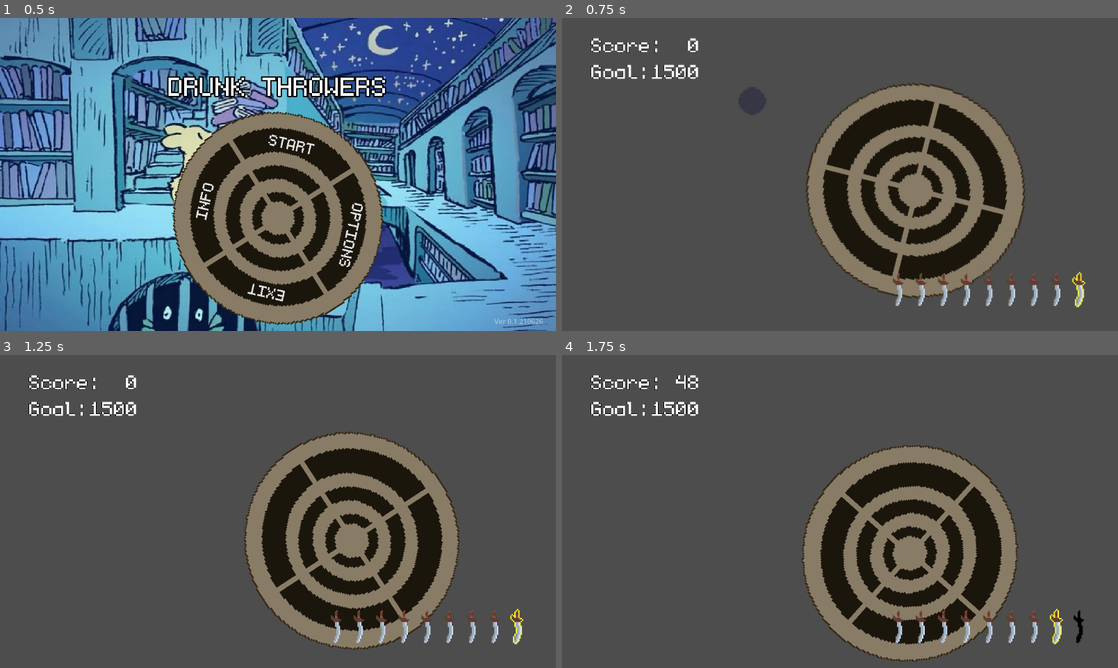
Above: before the commit, frames 1-4 (two rows, left to right).
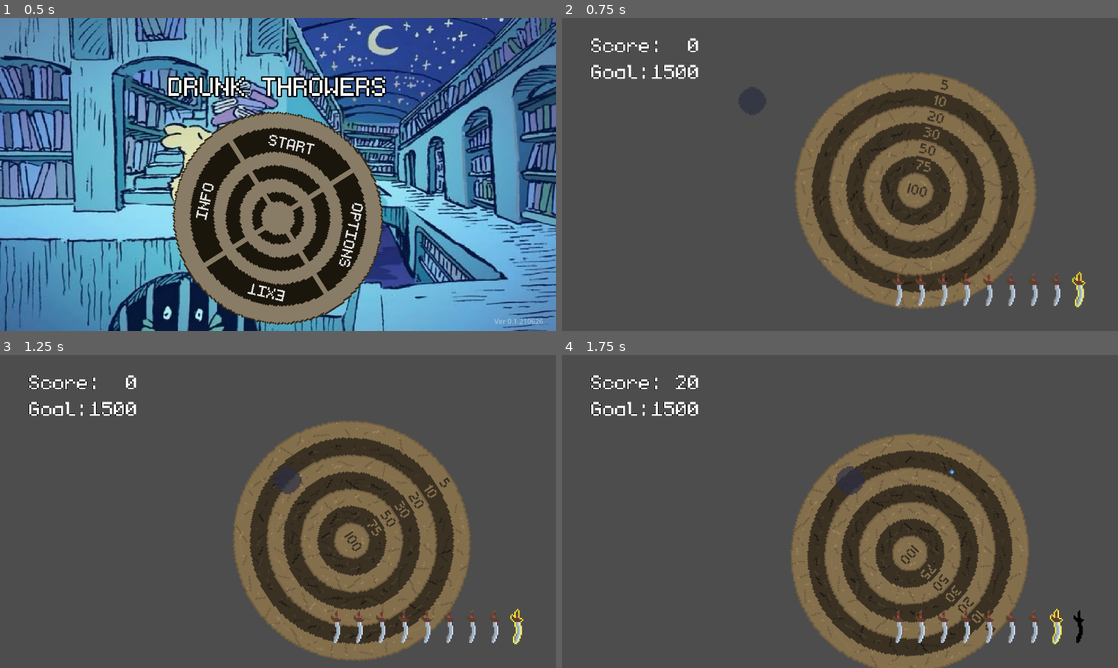
Above: after the commit, the same moments.

Repository: Minimalistyk/JuniperGameJam
Game: Godot game, scene res://Core/Scenes/MainMenu/MainMenu.tscn
Same seed, same stepped clock (60 frames per second), same inputs: the game is played once before the commit and once after it. The engine's default icon, where the game draws it, is replaced by a stand-in: a white triangle on a blue panel in a dark square.
Inputs (mouse positions are in pixels of both pictures, inside the frame that each line leads up to):
- Up to frame 1 (0.5 s): no input
- Up to frame 2 (0.75 s): click "START" at 0.5 s
- Up to frame 3 (1.25 s): no input
- Up to frame 4 (1.75 s): tap Enter (ui_accept) at 1.25 s; move the mouse to (962, 495) at 1.27 s; hold Right (ui_right) from 1.28 s (still down); hold Enter (ui_accept) from 1.28 s (still down)

Frame 1 is identical in both runs. In frame 2, 24% of the frame differs, in the area x 41-86%, y 17-94%; in frame 3, 25%, in the area x 41-85%, y 20-98%; in frame 4, 25%.

Commit message:
Work on Target Wheel working

Diff:
--- a/Core/Globals/SignalManager.gd
+++ b/Core/Globals/SignalManager.gd
@@ -2,10 +2,10 @@
 
 signal on_target_hit(points: int)
 
-signal _on_create_object(pos, ob_type)
+signal _on_create_object(pos, ob_type, parent: Node)
 
-func emit_on_create_object(pos: Vector2, ob_type: Constants.OBJECT_TYPE) -> void:
-	_on_create_object.emit(pos, ob_type)
+func emit_on_create_object(pos: Vector2, ob_type: Constants.OBJECT_TYPE, parent: Node = null) -> void:
+	_on_create_object.emit(pos, ob_type, parent)
 
 signal _on_options_menu_show()
 
--- a/Core/Scenes/MainGame/MainGame.gd
+++ b/Core/Scenes/MainGame/MainGame.gd
@@ -40,13 +40,46 @@
 		game_hud.update_score(current_score)
 	game_hud.start_game()
 
+
+
 func markit(pos: Vector2) -> void:
 	test_total_shots -= 1
-	SignalManager.emit_on_create_object(pos, Constants.OBJECT_TYPE.DEBUG_POINT)
 
+	# 1. Sprawdzamy, czy trafiliśmy w tarczę
+	var hit_on_target: bool = false
 	if is_instance_valid(target):
-		target.hit_target(pos)
+		var distance = target.global_position.distance_to(pos)
+		if distance < target.max_radius:
+			hit_on_target = true
 
+	# 2. Znajdujemy ObjectMakera w scenie (zakładamy, że nazywa się %ObjectMaker lub po prostu ObjectMaker)
+	var maker = get_node_or_null("%ObjectMaker")
+	if not maker:
+		maker = get_node_or_null("ObjectMaker")
+
+	# 3. Tworzymy obiekt bezpośrednio przez ObjectMakera, omijając SignalManagera
+	# Wywołujemy ObjectMakera bezpośrednio
+	if maker and maker.has_method("on_create_object"):
+		if hit_on_target:
+			# KLUCZOWA ZMIANA: Przekazujemy target.target_wheel zamiast samego target!
+			if is_instance_valid(target) and "target_wheel" in target:
+				maker.on_create_object(pos, Constants.OBJECT_TYPE.DEBUG_POINT, target.target_wheel)
+			else:
+				maker.on_create_object(pos, Constants.OBJECT_TYPE.DEBUG_POINT, target)
+
+			target.hit_target(pos)
+		else:
+			# Pudło! Punkt tworzy się normalnie w świecie gry
+			maker.on_create_object(pos, Constants.OBJECT_TYPE.DEBUG_POINT)
+	# Aktualizacja HUD
+	game_hud.total_shots = test_total_shots
+	if game_hud.has_method("update_shots"):
+		game_hud.update_shots(test_total_shots)
+
+	if test_total_shots == 0:
+		print("koniec!")
+
+	# HUD
 	game_hud.total_shots = test_total_shots
 	if game_hud.has_method("update_shots"):
 		game_hud.update_shots(test_total_shots)
--- a/Core/Scenes/MainGame/MainGame.tscn
+++ b/Core/Scenes/MainGame/MainGame.tscn
@@ -14,6 +14,14 @@
 test_total_shots = 9
 test_points_needed = 1500
 
+[node name="Node2D" type="Node2D" parent="." unique_id=671331778]
+unique_name_in_owner = true
+position = Vector2(640, 390)
+
+[node name="Target" parent="Node2D" unique_id=953089784 instance=ExtResource("7_1a64v")]
+unique_name_in_owner = true
+position = Vector2(174, -3)
+
 [node name="CanvasLayer" type="CanvasLayer" parent="." unique_id=178631333]
 
 [node name="GameHUD" parent="CanvasLayer" unique_id=589994002 instance=ExtResource("2_1a64v")]
@@ -29,11 +37,3 @@
 unique_name_in_owner = true
 
 [node name="ObjectMaker" parent="." unique_id=831495408 instance=ExtResource("6_4mm24")]
-
-[node name="Node2D" type="Node2D" parent="." unique_id=671331778]
-unique_name_in_owner = true
-position = Vector2(640, 390)
-
-[node name="Target" parent="Node2D" unique_id=953089784 instance=ExtResource("7_1a64v")]
-unique_name_in_owner = true
-position = Vector2(174, -3)
--- a/Core/Scenes/Target.gd
+++ b/Core/Scenes/Target.gd
@@ -1,54 +1,93 @@
 extends Area2D
 
-
+# 1. Definiujemy stany (State Machine)
 enum State { CELOWANIE, TRZYMANIE, RESET }
 var current_state: State = State.CELOWANIE
 
+# Zmienna na promień – już bez @export i bez wpisanej na sztywno liczby!
+var max_radius: float = 0.0
+
+# Zmienna do prędkości obrotu
 var rotation_speed: float = 0.0
 
+@onready var target_wheel: Sprite2D = $TargetWheel
+# Pobieramy referencję do naszego węzła kolizji z drzewa sceny
+@onready var collision_shape_2d: CollisionShape2D = $CircleShape2D
+
 func _ready() -> void:
+	# --- AUTOMATYCZNE PRZYPISANIE PROMIENIA ---
+	# Sprawdzamy czy węzeł kolizji istnieje i czy ma przypisany kształt
+	if collision_shape_2d and collision_shape_2d.shape is CircleShape2D:
+		max_radius = collision_shape_2d.shape.radius
+		print("Automatycznie pobrano promien tarczy: ", max_radius)
+	else:
+		# Wartość awaryjna, gdyby coś poszło nie tak
+		max_radius = 300.0
+		print("Nie znaleziono CircleShape2D, ustawiono domyslny promien: ", max_radius)
+	# ------------------------------------------
+
 	randomize_movement()
 
 func _process(delta: float) -> void:
-	# Obsługa stanów
 	match current_state:
 		State.CELOWANIE:
-			# Obracamy tarczę w miejscu wokół własnej osi
 			rotation += rotation_speed * delta
-
-			# Jeśli gracz wciśnie spację -> tarcza staje w miejscu
-			if Input.is_action_pressed("ui_accept"): # "ui_accept" to domyślnie Spacja
+			if Input.is_action_pressed("ui_accept"):
 				current_state = State.TRZYMANIE
-
 		State.TRZYMANIE:
-			# Tarcza stoi w miejscu (brak modyfikacji rotation)
-			# Jeśli gracz puści spację -> wraca do kręcenia
 			if Input.is_action_just_released("ui_accept"):
 				current_state = State.CELOWANIE
-
 		State.RESET:
-			# Losujemy nową prędkość/kierunek i wracamy do kręcenia
 			randomize_movement()
 			current_state = State.CELOWANIE
 
-# Funkcja losująca prędkość obrotu (dodatnia w prawo, ujemna w lewo)
 func randomize_movement() -> void:
 	rotation_speed = randf_range(-4.0, 4.0)
 
 func hit_target(hit_position: Vector2) -> void:
-	# Liczymy odległość noża od punktu (0,0) tarczy
+	# Liczymy odległość uderzenia od środka tarczy
 	var distance = global_position.distance_to(hit_position)
-
-	var max_radius = 251.01
 	var base_points = 0
 
+	# Jeśli trafiliśmy w obręb automatycznie wykrytego promienia tarczy
 	if distance < max_radius:
-		# Remap działa tak:
-		# odległość 0 (sam środek) -> 100 punktów
-		# odległość 400 (skraj tarczy) -> 10 punktów
-		base_points = int(remap(distance, 0, max_radius, 100, 10))
+		# Obliczamy szerokość jednego pierścienia (dzielimy tarczę na 7 równych części)
+		var ring_width = max_radius / 7.0
 
-	# Jeśli trafiliśmy gdziekolwiek w obrębie promienia 400 (punkty > 0)
+		# Sprawdzamy kolejno pierścienie od środka na zewnątrz
+		if distance <= ring_width:
+			# Strefa 1 (Sam środek - Bullseye)
+			base_points = 100
+			print("STREFA 1 (ŚRODEK): 100 pkt")
+		elif distance <= ring_width * 2.0:
+			# Strefa 2
+			base_points = 75
+			print("STREFA 2: 75 pkt")
+		elif distance <= ring_width * 3.0:
+			# Strefa 3
+			base_points = 50
+			print("STREFA 3: 50 pkt")
+		elif distance <= ring_width * 4.0:
+			# Strefa 4
+			base_points = 30
+			print("STREFA 4: 30 pkt")
+		elif distance <= ring_width * 5.0:
+			# Strefa 5
+			base_points = 20
+			print("STREFA 5: 20 pkt")
+		elif distance <= ring_width * 6.0:
+			# Strefa 6
+			base_points = 10
+			print("STREFA 6: 10 pkt")
+		else:
+			# Strefa 7 (Zewnętrzny brzeg tarczy)
+			base_points = 5
+			print("STREFA 7 (BRZEG): 5 pkt")
+	else:
+		# Całkowite pudło (poza max_radius)
+		base_points = 0
+
+	# Wysłanie sygnału, jeśli przyznano punkty
 	if base_points > 0:
 		SignalManager.emit_signal("on_target_hit", base_points)
 		current_state = State.RESET
--- a/Core/Scenes/Target.tscn
+++ b/Core/Scenes/Target.tscn
@@ -1,17 +1,17 @@
 [gd_scene format=3 uid="uid://bsfbwqqb5g2xp"]
 
 [ext_resource type="Script" uid="uid://dalkww1cbcy0a" path="res://Core/Scenes/Target.gd" id="1_11cg4"]
-[ext_resource type="Texture2D" uid="uid://rbhtb7y2vg38" path="res://Assets/target_wheel.png" id="2_kh1lx"]
+[ext_resource type="Texture2D" uid="uid://dq7wbrwr2dnix" path="res://Assets/TargetWheelOfficial.png" id="2_11cg4"]
 
 [sub_resource type="CircleShape2D" id="CircleShape2D_66vw3"]
-radius = 251.00797
+radius = 277.04514
 
 [node name="Target" type="Area2D" unique_id=953089784]
 script = ExtResource("1_11cg4")
 
 [node name="TargetWheel" type="Sprite2D" parent="." unique_id=1394217895]
 scale = Vector2(3.9453125, 3.8515625)
-texture = ExtResource("2_kh1lx")
+texture = ExtResource("2_11cg4")
 
 [node name="CircleShape2D" type="CollisionShape2D" parent="." unique_id=1800230164]
 shape = SubResource("CircleShape2D_66vw3")
--- a/Core/Scenes/Utility/ObjectMaker/ObjectMaker.gd
+++ b/Core/Scenes/Utility/ObjectMaker/ObjectMaker.gd
@@ -18,11 +18,20 @@
 		return false
 
 
-func on_create_object(pos: Vector2, object_type:  Constants.OBJECT_TYPE)-> void:
+func on_create_object(pos: Vector2, object_type: Constants.OBJECT_TYPE, parent: Node = null) -> void:
 	if !check_if_exists(object_type):
 		return
-	var new_object =	OBJECT_SCENES[object_type].instantiate()
-	new_object.global_position = pos
-	call_deferred("add_child", new_object)
+	var new_object = OBJECT_SCENES[object_type].instantiate()
 
-#parent który jest równy basic na self, parebt = self, lub parent = target
+	if parent != null and is_instance_valid(parent):
+		parent.add_child(new_object)
+		new_object.global_position = pos
+
+		# --- REFORMOWANIE SKALI PUNKTU ---
+		# Wymuszamy, aby skala globalna punktu zawsze wynosiła 1,
+		# ignorując to, jak bardzo powiększona jest tarcza:
+		new_object.global_scale = Vector2(0.1, 0.1)
+		# ---------------------------------
+	else:
+		call_deferred("add_child", new_object)
+		new_object.global_position = pos
Binary file added: Assets/TargetWheelOfficial.png
Not shown, added: Assets/TargetWheelOfficial.png.import
